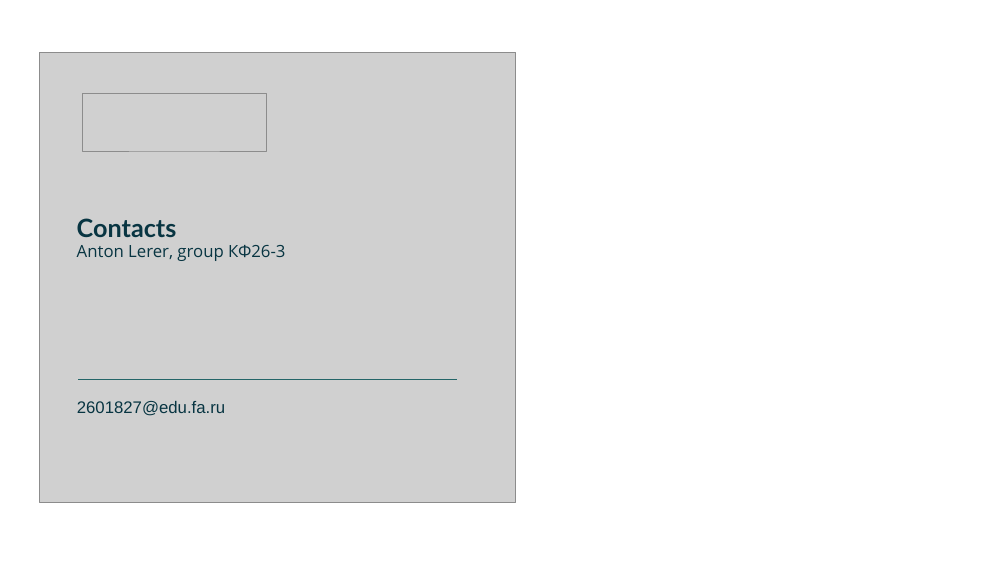
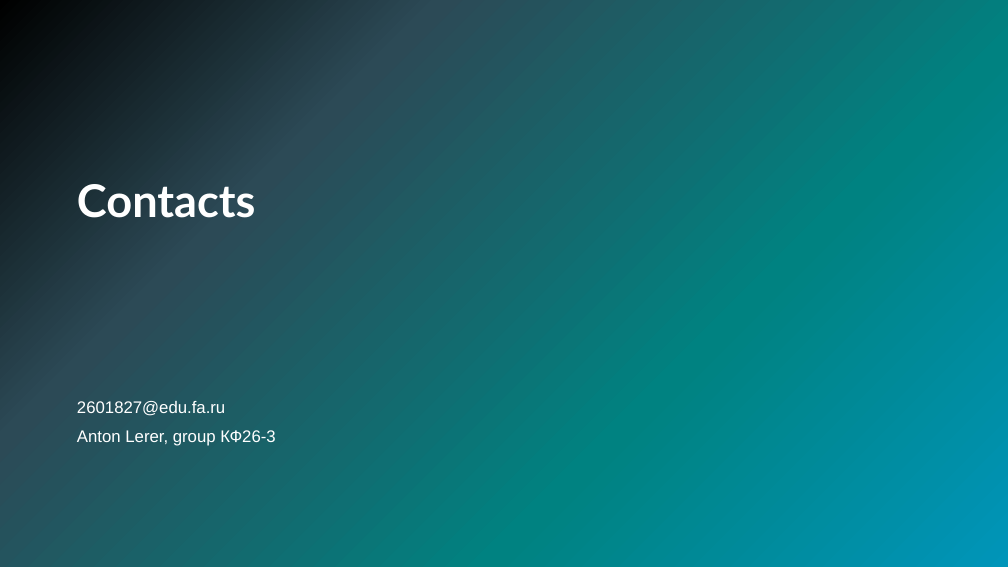
Before and after one commit to antonlerer/lawtracker, a slide deck: slide 9 of out/Prestigious_Universities.pptx. Drawn at 1008x567 pixels with LibreOffice and Linux fonts; fonts in the diff are those of the drawing; grey boxes stand for pictures; background and template pictures are left out. Boxes give left, top, right and bottom in pixels: in the first picture for what was removed or moved away, otherwise in the second. Text is boxed around its words. In the diff, an @@ line names an element or a change of style, - is before the commit and + after.

```diff
--- a/out/Prestigious_Universities.pptx
+++ b/out/Prestigious_Universities.pptx
@@ background picture (left out) to gradient #000000 to #2C4A56 to #008281 to #0095B9 @@
@@ picture removed at (39,52,516,502) @@
@@ picture removed at (82,93,266,150) @@
@@ text added at (77,184,255,218), 43 pt, text #FFFFFF, bold @@
+Contacts
@@ text removed at (77,218,285,261) @@
-Contacts
-Anton Lerer, group КФ26-3
@@ line removed from (79, 380) to (457, 380) @@
@@ text at (77,401,225,416): text colour #083542 to #FFFFFF in "2601827@edu.fa.ru" @@
@@ text at (77,430,275,446): paragraph added @@
+Anton Lerer, group КФ26-3
@@ page number removed at (938,516,977,546) @@
-9
```
Also in this commit, not shown: 3 other slides changed, 2 slides added, 2 slides removed.
